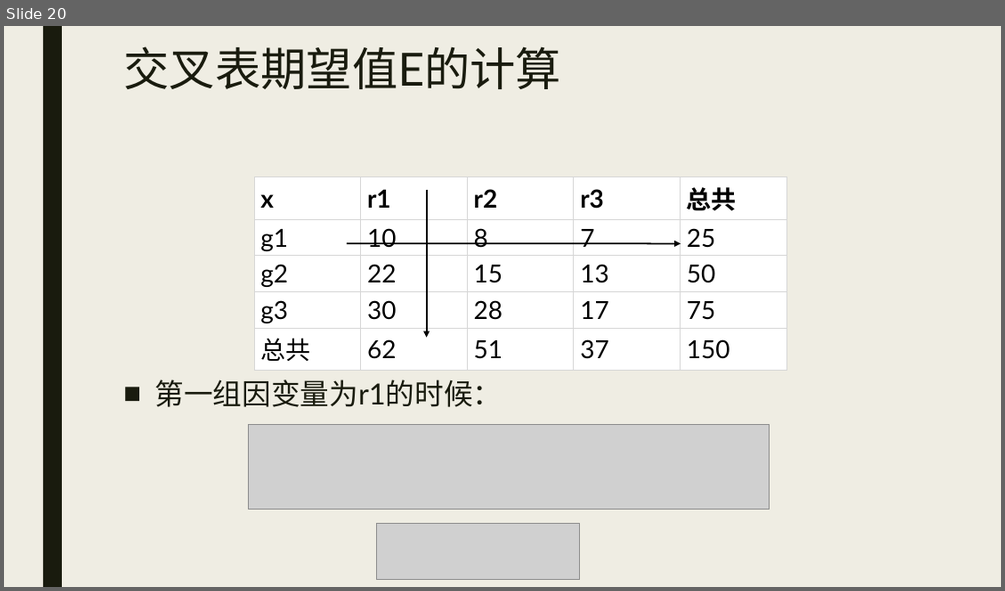
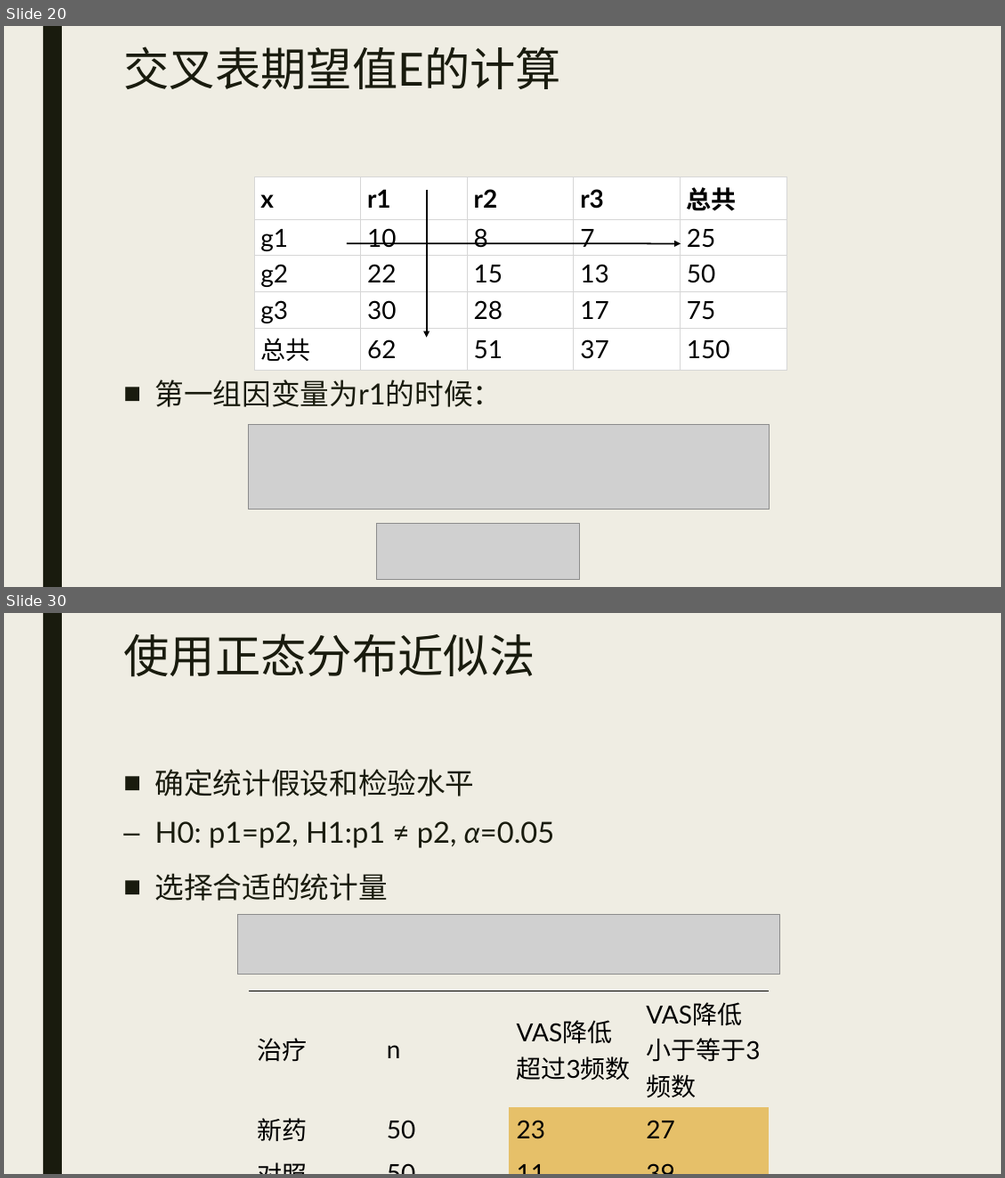
Before and after one commit to beneon/medstat, a slide deck: lect-7/卡方检验.pptx. Shown one above the other, each under a label of ours: slide 20 before the commit, slides 20 and 30 after it; the slides between them are not shown. The pictures are 1005x591 and 1005x1178 pixels, drawn with LibreOffice and Linux fonts; fonts in the diff are those of the drawing; grey boxes stand for pictures. Boxes give left, top, right and bottom in pixels: in the first picture for what was removed or moved away, otherwise in the second. Text is boxed around its words. In the diff, an @@ line names an element or a change of style, - is before the commit and + after.

```diff
--- a/lect-7/卡方检验.pptx
+++ b/lect-7/卡方检验.pptx
@@ slide 30 added at (4, 613, 1001, 1174), background #EFEDE3; not listed: 1 template element that a slide beside it also shows @@
@@ title added at (123, 633, 534, 677), 44 pt, text #191B0E @@
+使用正态分布近似法
@@ text added at (155, 769, 555, 900), 28 pt, text #191B0E @@
+■ 确定统计假设和检验水平
+  – H0: p1=p2, H1:p1 ≠ p2, α=0.05
+■ 选择合适的统计量
@@ picture added at (237, 915, 780, 973) @@
@@ table added at (250, 990, 769, 1163), 3 rows, 4 columns @@
+治疗 | n | VAS降低超过3频数 | VAS降低小于等于3频数
+新药 | 50 | 23 | 27
+对照 | 50 | 11 | 39
```
Also in this commit, not shown: 20 other slides added, 1 other file.
